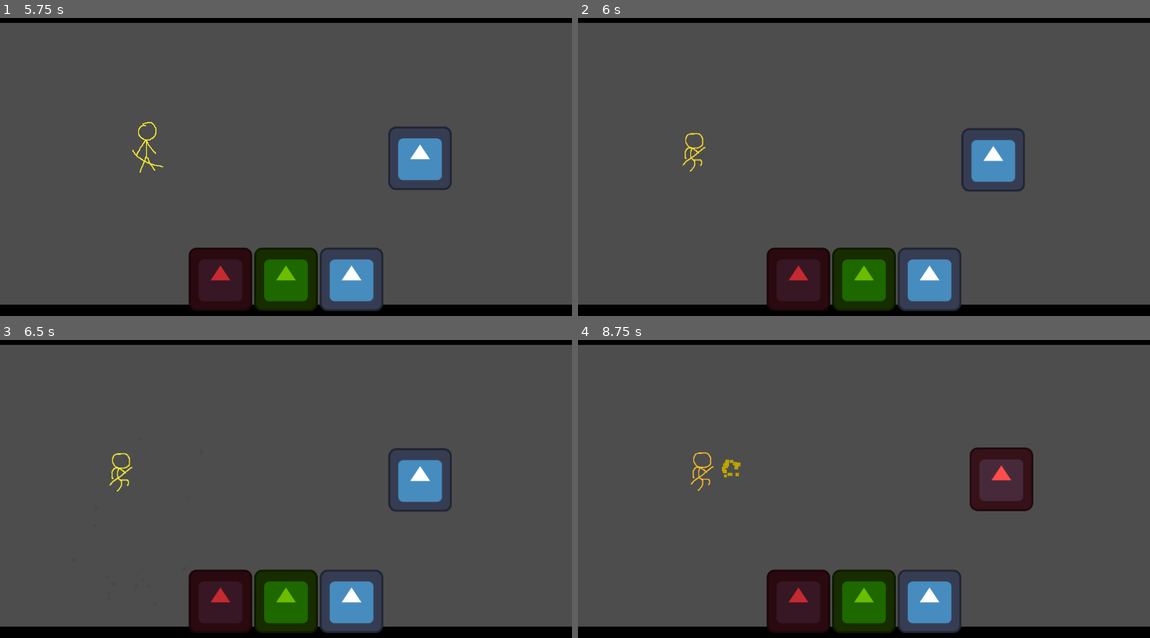
Above: before the commit, frames 1-4 (two rows, left to right).
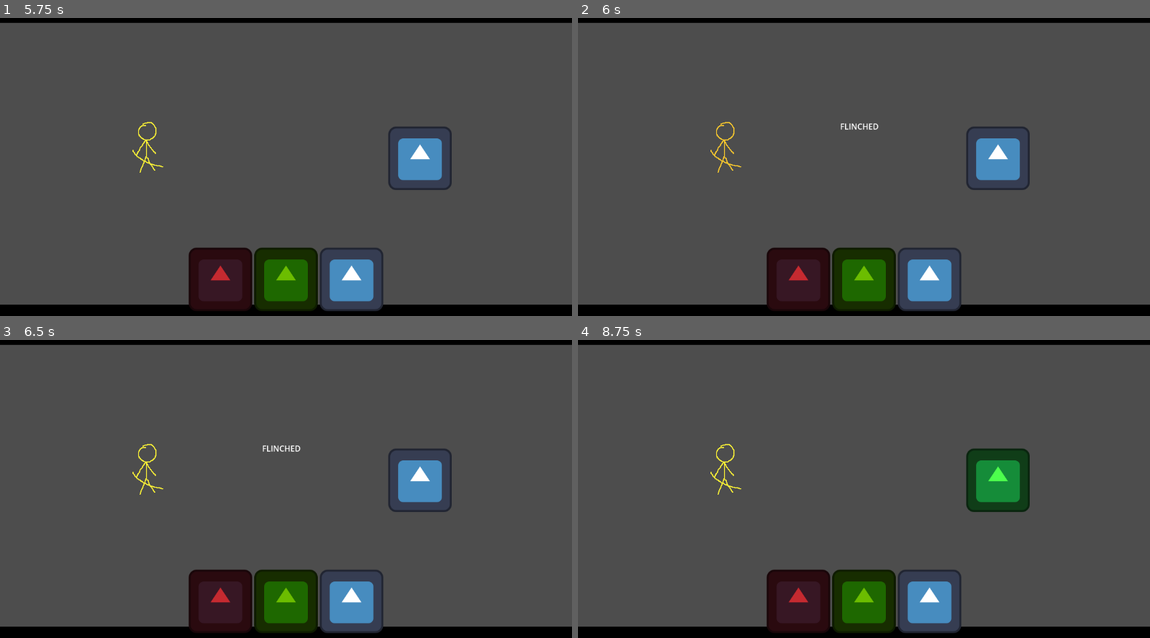
Above: after the commit, the same moments.

Repository: YllariSang/Turn-Based-RPS-Game-Prototype
Game: Godot game, scene res://Scenes/battle_arena.tscn
The game is run twice, just before and just after one commit, with the same random seed, the same clock (stepped at 60 frames per second) and the same inputs. The engine's default icon, where the game draws it, is replaced by a stand-in: a white triangle on a blue panel in a dark square.
Inputs (mouse positions are in pixels of both pictures, inside the frame that each line leads up to):
- Up to frame 1 (5.75 s): click (223, 280) at 0.5 s; click (286, 280) at 1.25 s; click (348, 280) at 2 s; click (223, 280) at 2.75 s; click (286, 280) at 3.5 s; click (348, 280) at 4.25 s; click (223, 280) at 5 s
- Up to frame 2 (6 s): click (864, 280) at 5.75 s
- Up to frame 3 (6.5 s): no input
- Up to frame 4 (8.75 s): click (926, 602) at 6.5 s; move the mouse to (989, 471) at 7.27 s; click (989, 471) at 7.42 s; tap Enter at 8 s; move the mouse to (749, 500) at 8.02 s; click (749, 500) at 8.17 s

Frame 1 is identical in both runs. In frame 2, 1.3% of the frame differs, in the area x 18-79%, y 34-59%; in frame 3, 0.4%; in frame 4, 2.9%, in the area x 19-80%, y 34-58%.

Commit message:
Improve stance handling and animation effects in battle arena and fighter scripts

Diff:
--- a/Scenes/battle_arena.tscn
+++ b/Scenes/battle_arena.tscn
@@ -121,9 +121,15 @@
 
 func set_held_stance(stance):
 	if current_state != State.TELEGRAPH: return
+	if player_held_stance == stance: return
+
 	player_held_stance = stance
 	player.play_attack(stance)
-	player.modulate = Color(0.6, 0.6, 0.6)
+
+	match stance:
+		Stance.HEAVEN: player.modulate = Color(1, 0.6, 0.6) # Light Red
+		Stance.EARTH:  player.modulate = Color(0.6, 1, 0.6) # Light Green
+		Stance.MAN:    player.modulate = Color(0.6, 0.6, 1) # Light Blue
 
 func _on_btn_heaven_button_up(): check_release_timing()
 func _on_btn_earth_button_up():  check_release_timing()
@@ -174,6 +180,9 @@
 func start_clash_struggle():
 	current_state = State.CLASH
 
+	mash_threshold = 10 + (5 if current_enemy_hp == 1 else 0)
+	print(\"CLASH! Threshold is: \", mash_threshold)
+
 	var midpoint = (player.global_position + enemy.global_position) / 2
 	player.approach_target(midpoint + Vector2(-20, 0), 0.1)
 	enemy.approach_target(midpoint + Vector2(20, 0), 0.1)
@@ -269,7 +278,18 @@
 
 func resolve_failure(reason):
 	current_state = State.ACTION
-	print(\"Failed: \" + reason)
+
+	clash_label.text = reason.replace(\"_\", \" \")
+	clash_label.show()
+
+	var t = create_tween()
+	t.tween_property(player, \"modulate\", Color.RED, 0.1)
+	t.tween_property(player, \"modulate\", Color.WHITE, 0.1)
+
+	await get_tree().create_timer(1.0).timeout
+	clash_label.hide()
+	clash_label.text = \"MASH!\"
+
 	apply_hit(player, \"PLAYER\")
 
 
--- a/Scripts/fighter.gd
+++ b/Scripts/fighter.gd
@@ -6,19 +6,24 @@
 
 var clash_tween: Tween
 var original_position: Vector2
+var attack_tween: Tween
 
 func _ready():
 	original_position = global_position
 
 func play_attack(stance_index):
+	if attack_tween: attack_tween.kill()
+	attack_tween = create_tween()
 	var stance_names = ["HEAVEN", "EARTH", "MAN"]
 	var anim_name = "attack_" + stance_names[stance_index]
 
 	if anim.has_animation(anim_name):
-		var t = create_tween()
-		t.tween_property(visuals, "scale", Vector2(1.2, 0.8), 0.05)
-		t.tween_callback(anim.play.bind(anim_name)) # Change frame mid-squash
-		t.tween_property(visuals, "scale", Vector2(1.0, 1.0), 0.1).set_trans(Tween.TRANS_ELASTIC)
+		if attack_tween: attack_tween.kill()
+		attack_tween = create_tween()
+
+		attack_tween.tween_property(visuals, "scale", Vector2(1.2, 0.8), 0.05)
+		attack_tween.tween_callback(anim.play.bind(anim_name))
+		attack_tween.tween_property(visuals, "scale", Vector2(1.0, 1.0), 0.1)
 
 func play_clash():
 	if anim.has_animation("clash") and anim.current_animation != "clash":
